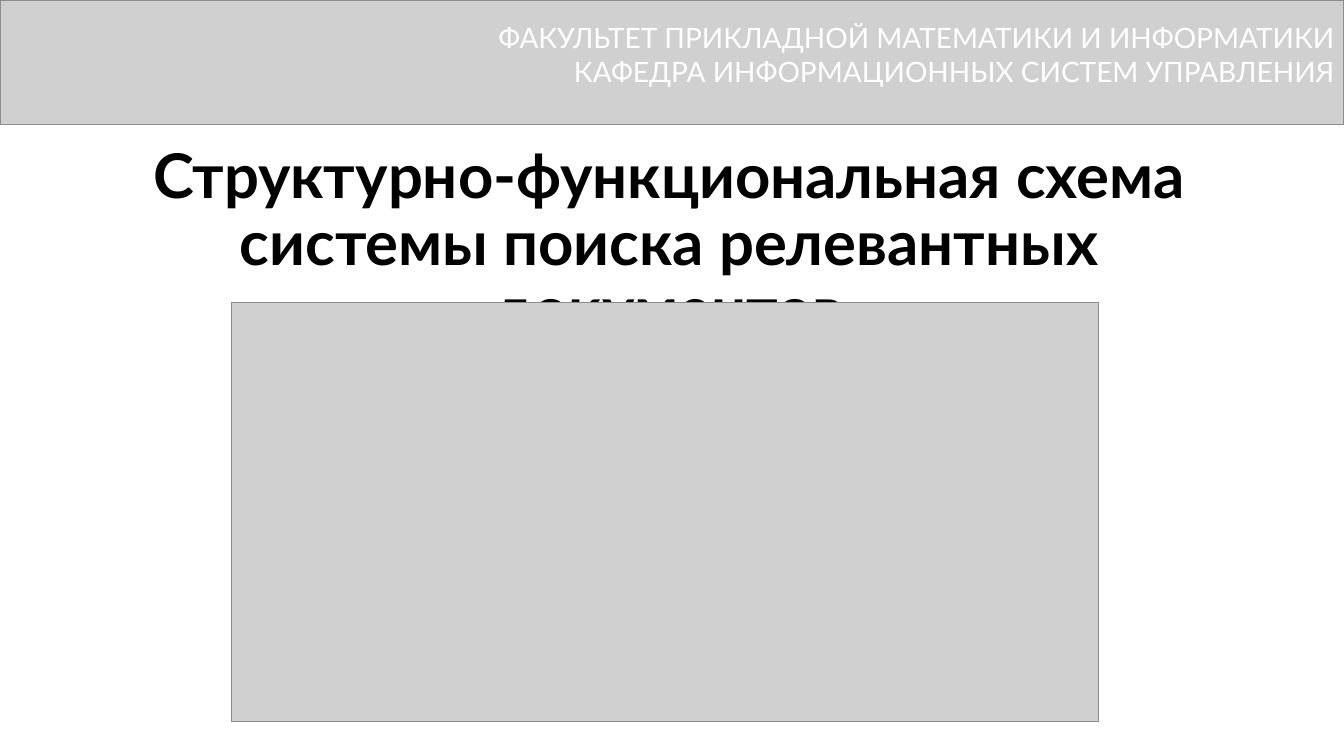
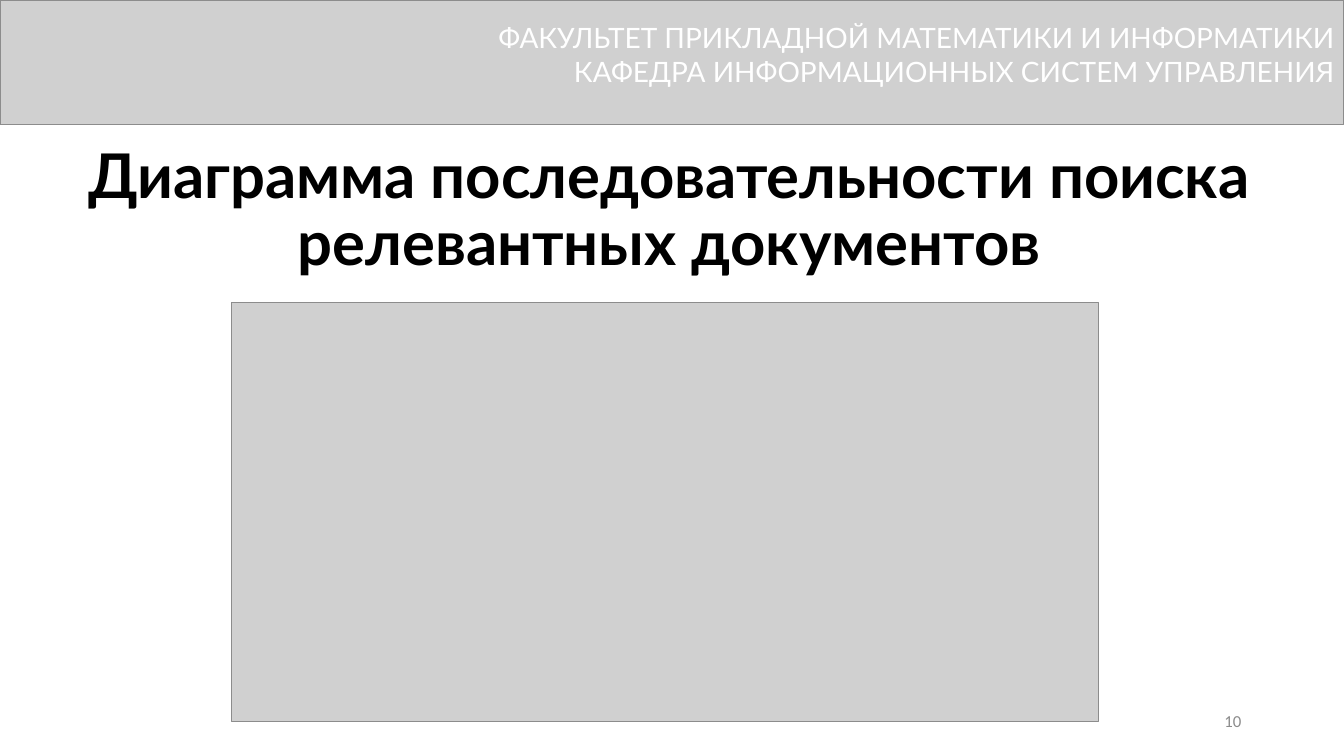
Before and after one commit to DimkaFPM/diplom, a slide deck: slide 10 of presentetion.pptx (slide 9 before the commit). Drawn at 1344x756 pixels with LibreOffice and Linux fonts; fonts in the diff are those of the drawing; grey boxes stand for pictures. Boxes give left, top, right and bottom in pixels: in the first picture for what was removed or moved away, otherwise in the second. Text is boxed around its words. In the diff, an @@ line names an element or a change of style, - is before the commit and + after.

```diff
--- a/presentetion.pptx
+++ b/presentetion.pptx
@@ text at <box>88,153,1250,276</box>: text changed @@
-Структурно-функциональная схема системы поиска релевантных документов
+Диаграмма последовательности поиска релевантных документов
@@ page number added at <box>1224,716,1241,727</box>, 12 pt, text #8C8C8C @@
+10
```
Also in this commit, not shown: 11 other slides changed, 2 slides added, 1 slide removed, 4 other files.
